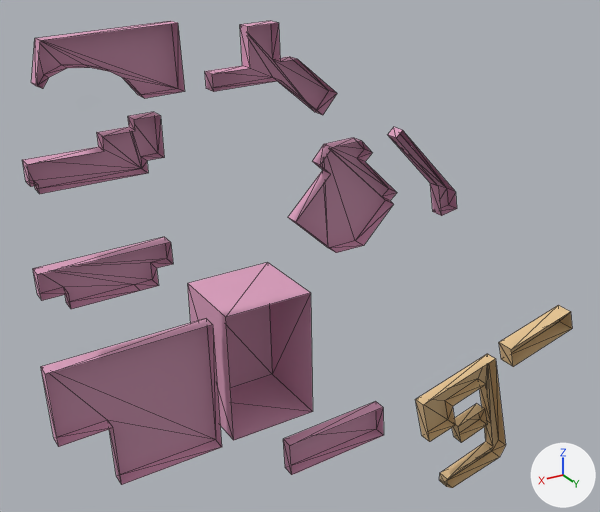
One commit to the OBJ model src/kickboard_sim/models/knu_campus/meshes/buildings_k23.obj: the scene before it, then after it.
Both versions are drawn from a 50 mm lens placed at (310.0, 395.0, 432.0), pointed at (44.0, -49.0, 211.0). Lighting does not change. The marker at lower right points along +X, +Y and +Z. The older version comes first. Mesh edges are drawn as thin lines. Where no turn or scale is listed for an object, it has been applied to the vertices.

The scene before the commit, as lines of its bpy script (objects in view):
```python
me_buildings_k23 = bpy.data.meshes.new('buildings_k23')
me_buildings_k23.from_pydata(...)  # 190 vertices, 261 faces; spans x -181.0..230.0, y -54.0..1.0, z 5.0..376.0
# faces by material slot: [148, 56, 42, 15]
me_buildings_k23.materials.append(mat_zone1)  # pink #dda0bf
me_buildings_k23.materials.append(mat_roof1)  # pink #c28da8
me_buildings_k23.materials.append(mat_zone2)  # beige #e5c391
me_buildings_k23.materials.append(mat_roof2)  # brown #c9ab7f
ob_buildings_k23 = bpy.data.objects.new('buildings_k23', me_buildings_k23)
ob_buildings_k23.location = (0.0, 0.0, 0.0)
```
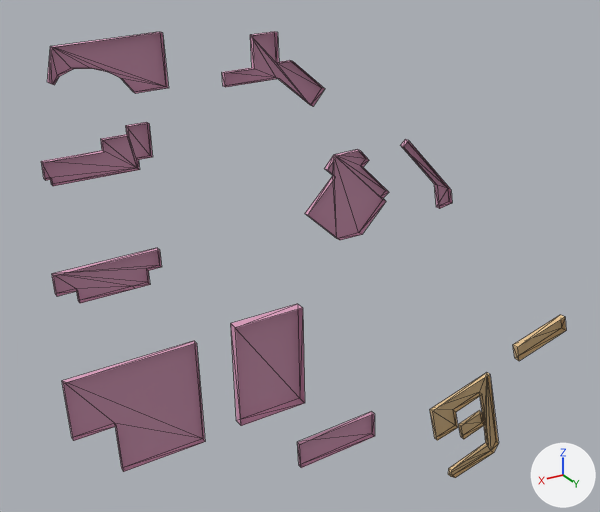
The change in detail:
me_buildings_k23 is used by ob_buildings_k23; location (0.0, 0.0, 0.0).
me_buildings_k23 had 190 vertices, 261 faces and spanned x -181.0..230.0, y -54.0..1.0, z 5.0..376.0.
me_buildings_k23 now has 190 vertices, 261 faces and spans x -174.0..221.0, y -6.0..1.0, z 14.0..372.0.
me_buildings_k23 part 1: the loose piece of 18 vertices spanning x 154.0..227.0, y -8.0..1.0, z 236.0..261.0 is scaled about its middle by (0.8, 0.386, 0.8), then moved by (-1.0, 3.0, 0.0).
me_buildings_k23 part 2: the loose piece of 24 vertices spanning x 2.0..76.0, y -8.0..1.0, z 232.0..300.0 is scaled about its middle by (0.8, 0.386, 0.8), then moved by (-1.0, 3.0, 1.0).
me_buildings_k23 part 3: the loose piece of 20 vertices spanning x 48.0..126.0, y -8.0..1.0, z 319.0..372.0 is scaled about its middle by (0.8, 0.386, 0.8), then moved by (1.0, 3.0, 0.0).
me_buildings_k23 part 4: the loose piece of 22 vertices spanning x 142.0..216.0, y -8.0..1.0, z 341.0..376.0 is scaled about its middle by (0.8, 0.386, 0.8), then moved by (1.0, 3.0, -1.0).
me_buildings_k23 part 5: the loose piece of 24 vertices spanning x 155.0..225.0, y -8.0..1.0, z 301.0..331.0 is scaled about its middle by (0.8, 0.386, 0.8), then moved by (-1.0, 3.0, 0.0).
me_buildings_k23 part 6: the loose piece of 8 vertices spanning x 63.0..124.0, y -54.0..1.0, z 120.0..209.0 is scaled about its middle by (0.8, 0.118, 0.8), then moved by (0.0, 24.0, 0.0).
me_buildings_k23 part 7: the loose piece of 12 vertices spanning x 130.0..230.0, y -8.0..1.0, z 116.0..205.0 is scaled about its middle by (0.8, 0.386, 0.8), then moved by (1.0, 3.0, 0.0).
me_buildings_k23 part 8: the loose piece of 8 vertices spanning x 4.0..81.0, y -8.0..1.0, z 76.0..105.0 is scaled about its middle by (0.8, 0.386, 0.8), then moved by (0.0, 3.0, 0.0).
me_buildings_k23 part 9: the loose piece of 12 vertices spanning x -49.0..5.0, y -8.0..1.0, z 240.0..303.0 is scaled about its middle by (0.8, 0.386, 0.8), then moved by (-1.0, 3.0, -1.0).
me_buildings_k23 part 10: the loose piece of 26 vertices spanning x -121.0..-31.0, y -8.0..1.0, z 5.0..113.0 is scaled about its middle by (0.8, 0.386, 0.8), then moved by (0.0, 3.0, -2.0).
me_buildings_k23 part 11: the loose piece of 8 vertices spanning x -181.0..-115.0, y -13.0..1.0, z 100.0..132.0 is scaled about its middle by (0.8, 0.374, 0.8), then moved by (0.0, 4.0, 0.0).
me_buildings_k23 part 12: the loose piece of 8 vertices spanning x -98.0..-68.0, y -8.0..1.0, z 46.0..70.0 is scaled about its middle by (0.8, 0.386, 0.8), then moved by (0.0, 3.0, 0.0).

Changed parts and their boxes (x1, y1, x2, y2) in the pictures (600 x 512 px; the box of a moved part takes in the faces that stretch with it):
'buildings_k23', reshaped: before (22, 21, 572, 488); after (41, 31, 566, 478)
part 1 of me_buildings_k23, moved or reshaped: before (33, 237, 173, 309); after (52, 248, 162, 303)
part 2 of me_buildings_k23, moved or reshaped: before (288, 137, 397, 253); after (305, 149, 389, 240)
part 3 of me_buildings_k23, moved or reshaped: before (205, 21, 337, 115); after (222, 31, 325, 106)
part 4 of me_buildings_k23, moved or reshaped: before (31, 21, 185, 98); after (47, 32, 169, 93)
part 5 of me_buildings_k23, moved or reshaped: before (22, 112, 164, 194); after (41, 122, 153, 186)
part 6 of me_buildings_k23, moved or reshaped: before (188, 262, 313, 440); after (231, 304, 305, 426)
part 7 of me_buildings_k23, moved or reshaped: before (41, 319, 222, 485); after (62, 341, 205, 472)
part 8 of me_buildings_k23, moved or reshaped: before (283, 401, 384, 475); after (297, 412, 375, 468)
part 9 of me_buildings_k23, moved or reshaped: before (388, 127, 457, 216); after (400, 139, 452, 209)
part 10 of me_buildings_k23, moved or reshaped: before (415, 354, 506, 488); after (430, 373, 499, 478)
part 11 of me_buildings_k23, moved or reshaped: before (499, 305, 572, 367); after (513, 315, 566, 361)
part 12 of me_buildings_k23, moved or reshaped: before (452, 404, 487, 443); after (458, 411, 484, 439)
